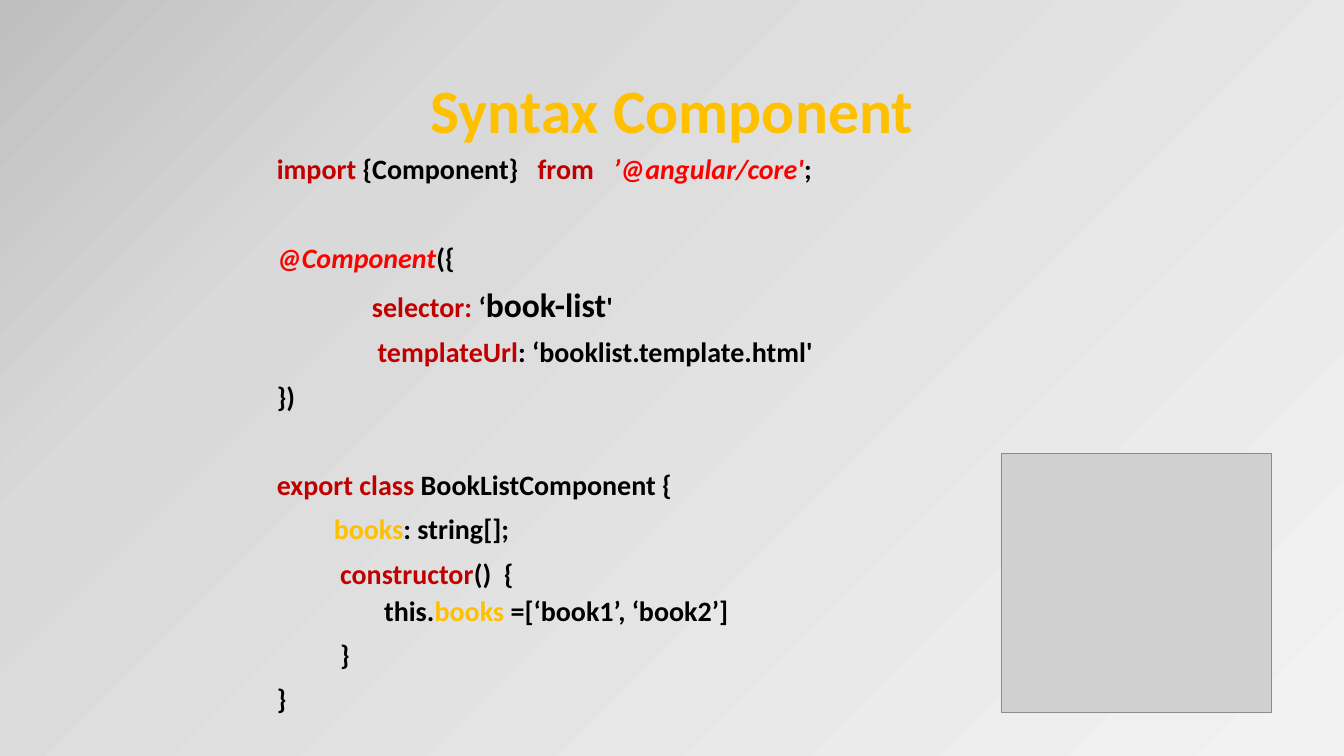
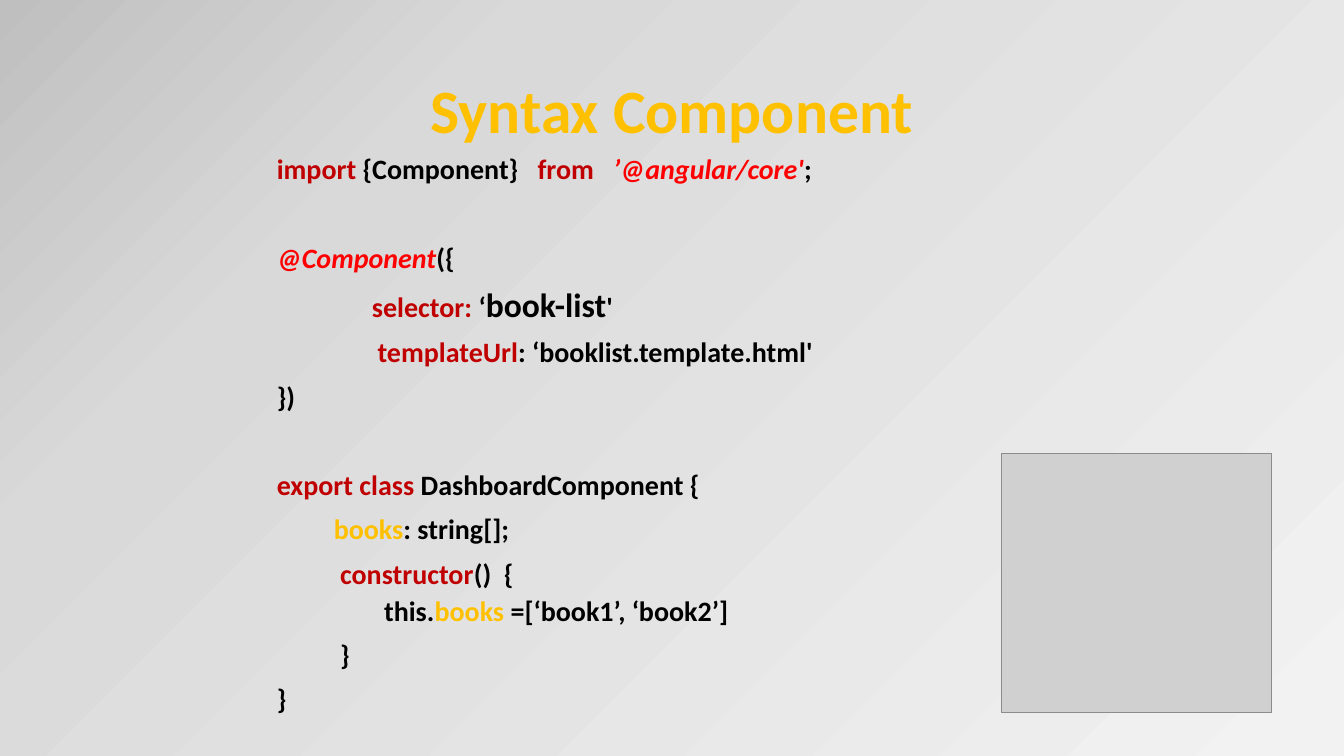
Before and after one commit to petereijgermans11/frontend-cursus, a slide deck: slide 8 of frontend-cursus/ 8 - Angular.pptx. Drawn at 1344x756 pixels with LibreOffice and Linux fonts; fonts in the diff are those of the drawing; grey boxes stand for pictures. Boxes give left, top, right and bottom in pixels: in the first picture for what was removed or moved away, otherwise in the second. Text is boxed around its words. In the diff, an @@ line names an element or a change of style, - is before the commit and + after.

```diff
--- a/frontend-cursus/ 8 - Angular.pptx
+++ b/frontend-cursus/ 8 - Angular.pptx
@@ text at (x1=277, y1=475, x2=684, y2=500): text changed @@
-export class BookListComponent {
+export class DashboardComponent {
```
Also in this commit, not shown: 3 other slides changed.
